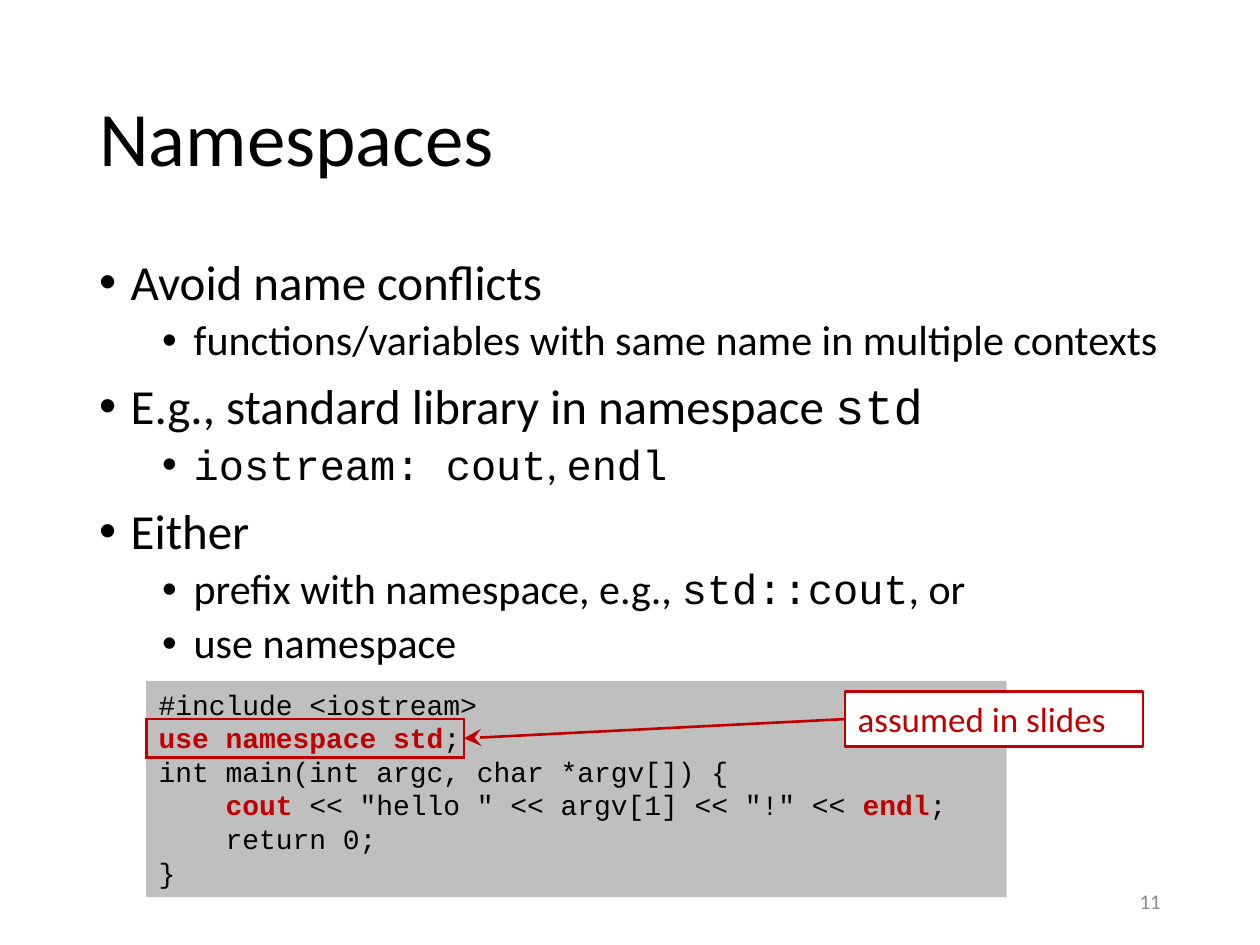
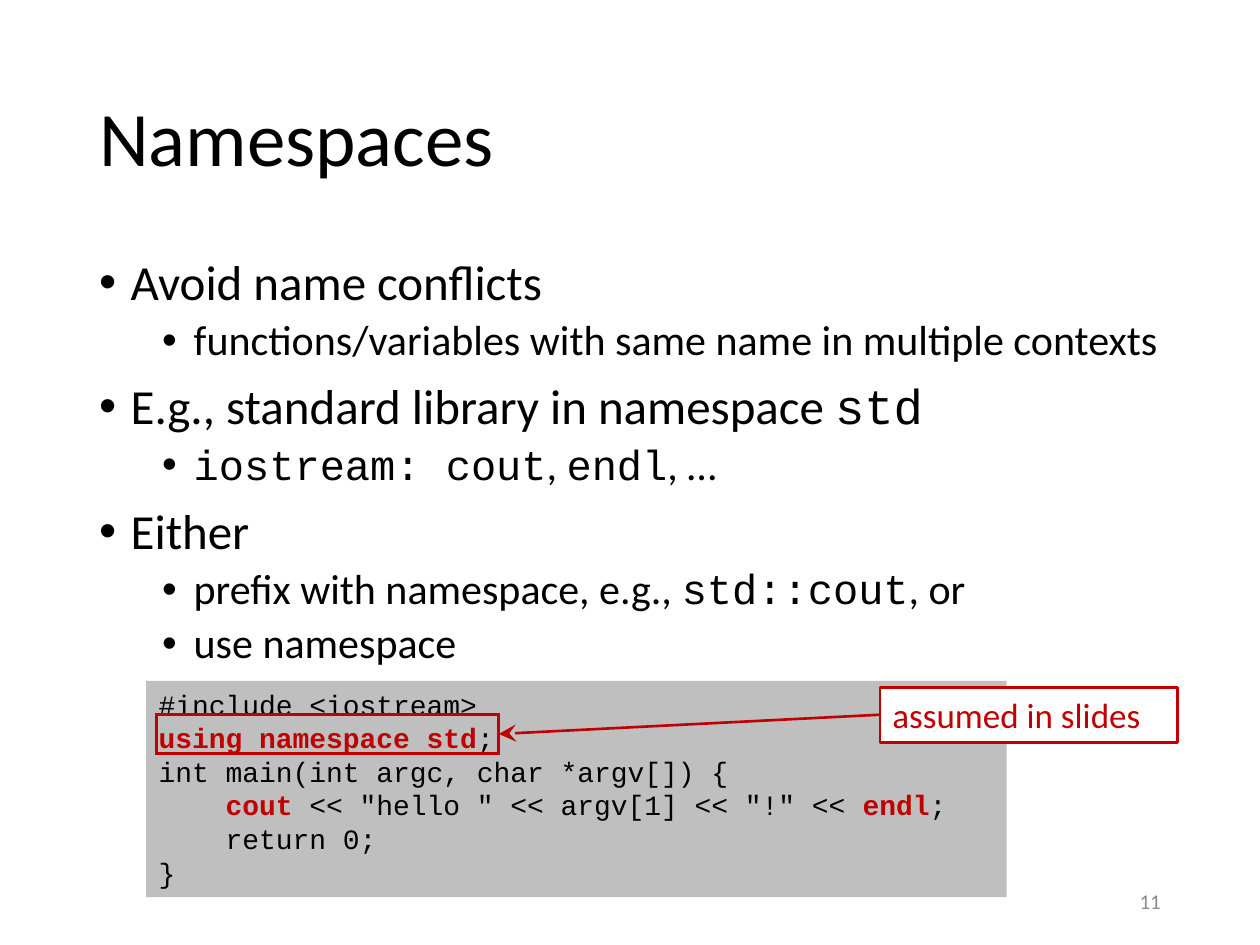
Before and after one commit to gjbex/training-material, a slide deck: slide 11 of CPlusPlus/scientific_cpp.pptx. Drawn at 1260x945 pixels with LibreOffice and Linux fonts; fonts in the diff are those of the drawing. Boxes give left, top, right and bottom in pixels: in the first picture for what was removed or moved away, otherwise in the second. Text is boxed around its words. In the diff, an @@ line names an element or a change of style, - is before the commit and + after.

Commit message:
Fix typos

```diff
--- a/CPlusPlus/scientific_cpp.pptx
+++ b/CPlusPlus/scientific_cpp.pptx
@@ text at <box>194,449,678,485</box>: text changed @@
-  • iostream: cout, endl
+  • iostream: cout, endl, …
@@ rectangle "assumed in slides": place and size @@
-rectangle "assumed in slides" at <box>845,692,1143,747</box>
+rectangle "assumed in slides" at <box>879,687,1177,742</box>
@@ rectangle: place and size @@
-rectangle at <box>146,719,464,759</box>
+rectangle at <box>156,714,499,753</box>
@@ arrow moved from (845, 719) - (464, 738) to (879, 714) - (499, 735) @@
@@ text in rectangle at <box>159,728,494,755</box>: text changed @@
-use namespace std;
+using namespace std;
```
Also in this commit, not shown: 8 other slides changed.
